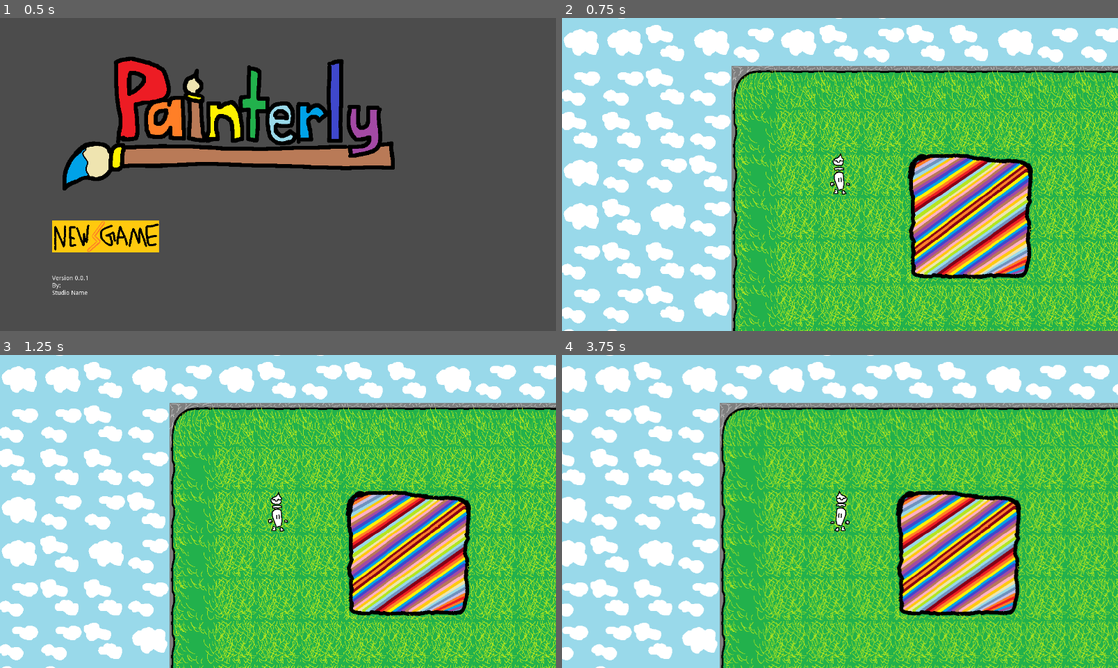
Above: before the commit, frames 1-4 (two rows, left to right).
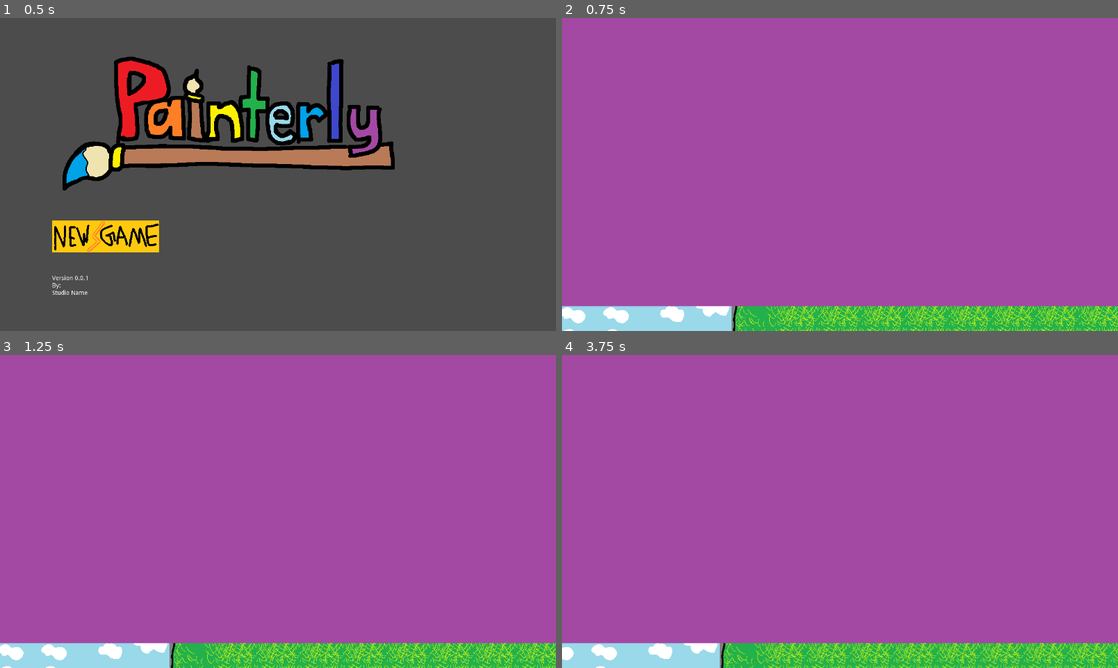
Above: after the commit, the same moments.

Repository: Melaisi/PaintGame
Game: Godot game, scene res://Scenes/Party/Enemy/Title/MainMenu.tscn
The game is run twice, just before and just after one commit, with the same random seed, the same clock (stepped at 60 frames per second) and the same inputs.
Inputs (mouse positions are in pixels of both pictures, inside the frame that each line leads up to):
- Up to frame 1 (0.5 s): no input
- Up to frame 2 (0.75 s): tap Enter at 0.5 s; move the mouse to (789, 237) at 0.52 s; hold Right (ui_right) from 0.53 s (still down); click (789, 237) at 0.67 s
- Up to frame 3 (1.25 s): keep holding Right (ui_right)
- Up to frame 4 (3.75 s): move the mouse to (728, 527) at 1.27 s; release Right (ui_right) at 1.28 s; hold Down (ui_down) 1.28-2.03 s; click (728, 527) at 1.42 s; move the mouse to (895, 442) at 2.02 s; hold Right (ui_right) 2.03-2.78 s; click (895, 442) at 2.17 s; move the mouse to (812, 574) at 2.77 s; hold Up (ui_up) 2.78-3.53 s; click (812, 574) at 2.92 s; tap Space at 3.5 s; move the mouse to (1006, 558) at 3.52 s; hold Left (ui_left) from 3.53 s (still down); click (1006, 558) at 3.67 s

Frame 1 is identical in both runs. In frame 2, 92% of the frame differs, in the area x 0-100%, y 0-93%; in frame 3, 92%; in frame 4, 92%.

Commit message:
scene transition WIP
still a few bugs in the scene transition setup, turn off the scene transition item to work without it on

Diff:
--- a/Art/Tileset/tileset.tres
+++ b/Art/Tileset/tileset.tres
@@ -43,28 +43,28 @@
 [ext_resource path="res://Art/Tiles/skyTile.png" type="Texture" id=41]
 [ext_resource path="res://Art/Tiles/skyTile3.png" type="Texture" id=42]
 
+[sub_resource type="ConvexPolygonShape2D" id=1]
+points = PoolVector2Array( 99.0856, 13.4375, 99.0856, 12.8588, 44.6875, 10.544, 7.07175, 40.6366, 7.07175, 96.7708, 0.127319, 100, 0.127319, 0.705994, 100, 0 )
+
 [sub_resource type="ConvexPolygonShape2D" id=2]
-points = PoolVector2Array( 99.0856, 13.4375, 99.0856, 12.8588, 44.6875, 10.544, 7.07175, 40.6366, 7.07175, 96.7708, 0.127319, 100, 0.127319, 0.705994, 100, 0 )
+points = PoolVector2Array( 0, 0, 100, 0, 100, 13.4375, 0, 12.8588 )
 
 [sub_resource type="ConvexPolygonShape2D" id=3]
-points = PoolVector2Array( 0, 0, 100, 0, 100, 13.4375, 0, 12.8588 )
+points = PoolVector2Array( 0, 0, 10.544, 0, 9.38657, 100, 0, 100 )
 
 [sub_resource type="ConvexPolygonShape2D" id=4]
-points = PoolVector2Array( 0, 0, 10.544, 0, 9.38657, 100, 0, 100 )
+points = PoolVector2Array( 84.618, 0, 100, 0, 100, 100, 84.0393, 100 )
 
 [sub_resource type="ConvexPolygonShape2D" id=5]
-points = PoolVector2Array( 84.618, 0, 100, 0, 100, 100, 84.0393, 100 )
+points = PoolVector2Array( 0, 11.7014, 0, 0.127319, 100, 0, 98.5069, 100, 84.0393, 98.507, 83.4606, 38.3218, 66.6782, 21.5394 )
 
 [sub_resource type="ConvexPolygonShape2D" id=6]
-points = PoolVector2Array( 0, 11.7014, 0, 0.127319, 100, 0, 98.5069, 100, 84.0393, 98.507, 83.4606, 38.3218, 66.6782, 21.5394 )
+points = PoolVector2Array( 7.65045, 0, 25.5903, 73.6227, 100, 86.9329, 100, 100, 0, 100, 0, 0 )
 
 [sub_resource type="ConvexPolygonShape2D" id=7]
-points = PoolVector2Array( 7.65045, 0, 25.5903, 73.6227, 100, 86.9329, 100, 100, 0, 100, 0, 0 )
+points = PoolVector2Array( 0, 85.7755, 100, 85.1967, 100, 100, 0, 100 )
 
 [sub_resource type="ConvexPolygonShape2D" id=8]
-points = PoolVector2Array( 0, 85.7755, 100, 85.1967, 100, 100, 0, 100 )
-
-[sub_resource type="ConvexPolygonShape2D" id=9]
 points = PoolVector2Array( 1.2847, 84.0394, 75.9375, 70.1505, 86.9329, 0, 100, 0, 100, 100, 0, 99.0856 )
 
 [resource]
--- /dev/null
+++ b/Scenes/Encounter/SceneTransition.gd
@@ -0,0 +1,21 @@
+extends ColorRect
+
+# Path to the next scene to transition to
+export(String, FILE, "*.tscn") var next_scene_path
+
+# Reference to the _AnimationPlayer_ node
+onready var _anim_player := $AnimationPlayer
+
+# Called when the node enters the scene tree for the first time.
+func _ready() -> void:
+	# Plays the animation backward to fade in
+	pass
+
+func transition_to(_next_scene := next_scene_path) -> void:
+	_anim_player.play_backwards("Fade")
+	yield(_anim_player, "animation_finished")
+	# Plays the Fade animation and wait until it finishes
+	_anim_player.play("Fade")
+	yield(_anim_player, "animation_finished")
+	# Changes the scene
+	get_tree().change_scene(_next_scene)
--- /dev/null
+++ b/Scenes/Encounter/SceneTransition.tscn
@@ -0,0 +1,31 @@
+[gd_scene load_steps=3 format=2]
+
+[ext_resource path="res://Scenes/Encounter/SceneTransition.gd" type="Script" id=1]
+
+[sub_resource type="Animation" id=1]
+resource_name = "Fade"
+length = 0.5
+tracks/0/type = "value"
+tracks/0/path = NodePath(".:modulate")
+tracks/0/interp = 1
+tracks/0/loop_wrap = true
+tracks/0/imported = false
+tracks/0/enabled = true
+tracks/0/keys = {
+"times": PoolRealArray( 0, 0.5 ),
+"transitions": PoolRealArray( 1, 1 ),
+"update": 0,
+"values": [ Color( 1, 1, 1, 0 ), Color( 1, 1, 1, 1 ) ]
+}
+
+[node name="SceneTransition" type="ColorRect"]
+anchor_right = 1.0
+anchor_bottom = 1.0
+color = Color( 0.639216, 0.286275, 0.643137, 1 )
+script = ExtResource( 1 )
+__meta__ = {
+"_edit_use_anchors_": false
+}
+
+[node name="AnimationPlayer" type="AnimationPlayer" parent="."]
+anims/Fade = SubResource( 1 )
--- a/Scenes/Main/MainLevel.tscn
+++ b/Scenes/Main/MainLevel.tscn
@@ -1,8 +1,9 @@
-[gd_scene load_steps=5 format=2]
+[gd_scene load_steps=6 format=2]
 
 [ext_resource path="res://Scenes/Party/Player/Player.tscn" type="PackedScene" id=1]
 [ext_resource path="res://Art/Tileset/tileset.tres" type="TileSet" id=2]
 [ext_resource path="res://Scenes/Party/Enemy/Enemy.tscn" type="PackedScene" id=3]
+[ext_resource path="res://Scenes/Encounter/SceneTransition.tscn" type="PackedScene" id=4]
 
 [sub_resource type="RectangleShape2D" id=1]
 extents = Vector2( 22.8251, 47.7601 )
@@ -20,6 +21,20 @@
 [node name="Player" parent="." instance=ExtResource( 1 )]
 position = Vector2( 180.653, 194.079 )
 
+[node name="SceneTransitionCanvas" type="CanvasLayer" parent="Player"]
+follow_viewport_enable = true
+
+[node name="SceneTransition" parent="Player/SceneTransitionCanvas" instance=ExtResource( 4 )]
+anchor_left = 0.141
+anchor_top = 0.267
+anchor_right = 0.144
+anchor_bottom = 0.27
+margin_left = -638.48
+margin_top = -356.56
+margin_right = 735.8
+margin_bottom = 358.28
+color = Color( 0.639216, 0.286275, 0.643137, 1 )
+
 [node name="CollisionShape2D2" type="CollisionShape2D" parent="Player"]
 position = Vector2( 0.444946, 0.667435 )
 shape = SubResource( 1 )
--- a/Scenes/Party/Player/Player.gd
+++ b/Scenes/Party/Player/Player.gd
@@ -9,12 +9,14 @@
 
 onready var ray = $RayCast2D
 onready var tween = $Tween
+onready var _transition_rect = $SceneTransitionCanvas/SceneTransition
 export var speed = 3.15
 var last_dir
 var want_to_move = false
 
 # Called when the node enters the scene tree for the first time.
 func _ready():
+	print(_transition_rect)
 	randomize()
 	position = position.snapped(Vector2.ONE*tile_size)
 	position += Vector2.ONE *tile_size/2
@@ -68,4 +70,4 @@
 	print(chance)
 	if 0 <= chance and chance <= 15:
 		print("encounter")
-		get_tree().change_scene("res://Scenes/Encounter/Encounter.tscn")
+		_transition_rect.transition_to("res://Scenes/Encounter/Encounter.tscn")
Not shown: 8 places in Art/Tileset/tileset.tres that only renumber resources
